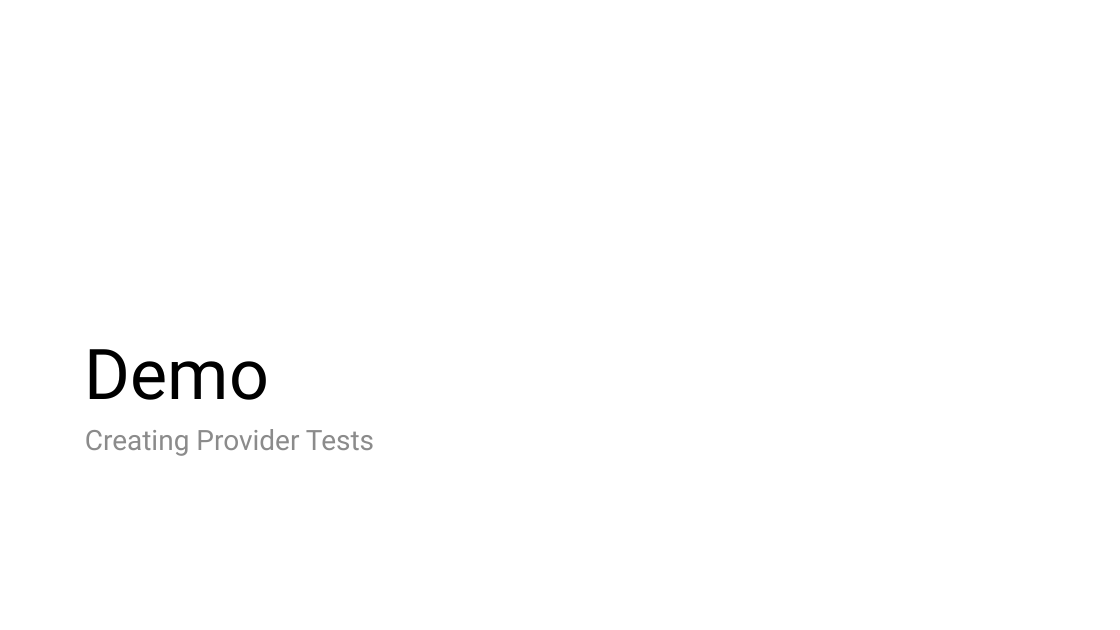
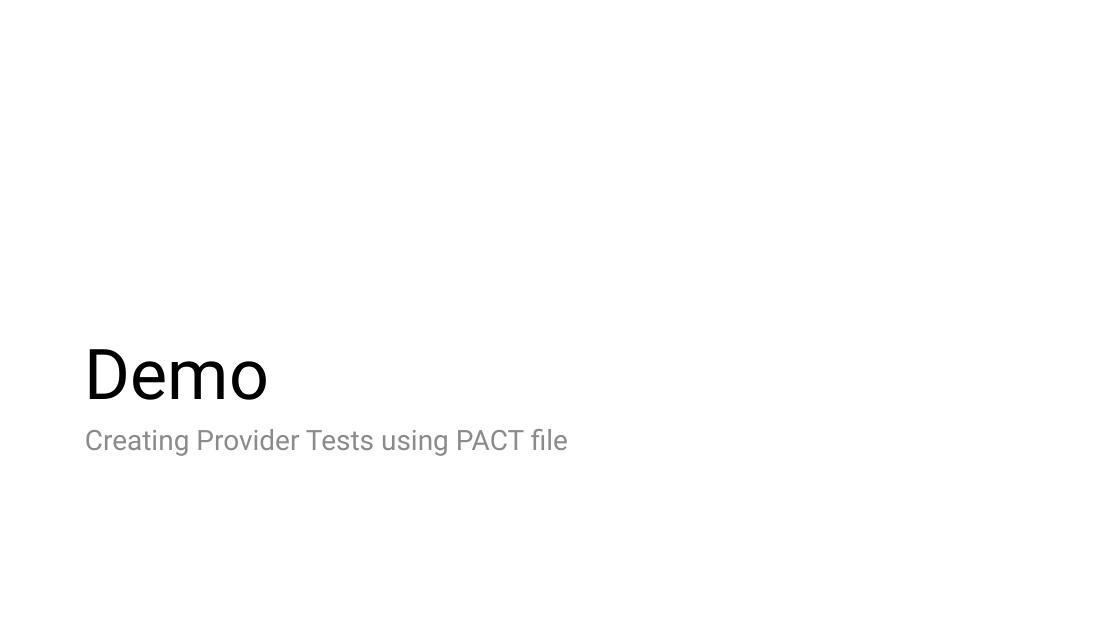
Before and after one commit to m4cx/consumer-driven-contract-testing-pact, a slide deck: slide 18 of powerpoint/Consumer-Driven Contract Tests using PACT.pptx (slide 19 before the commit). Drawn at 1120x630 pixels with LibreOffice and Linux fonts; fonts in the diff are those of the drawing. Boxes give left, top, right and bottom in pixels: in the first picture for what was removed or moved away, otherwise in the second. Text is boxed around its words. In the diff, an @@ line names an element or a change of style, - is before the commit and + after.

```diff
--- a/powerpoint/Consumer-Driven Contract Tests using PACT.pptx
+++ b/powerpoint/Consumer-Driven Contract Tests using PACT.pptx
@@ text at (85, 429, 568, 456): text changed @@
-Creating Provider Tests
+Creating Provider Tests using PACT file
```
Also in this commit, not shown: 9 other slides changed, 8 slides added, 6 slides removed.
